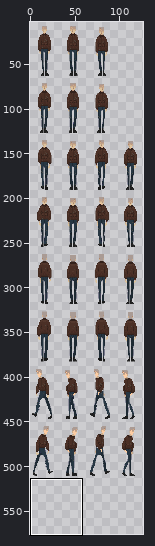
Sprite sheet -- Assets/Art/2D/Sprites/Characters/SP_Chr_01c.png. The picture above shows the old version from afar; the outline marks the close-up.
Close-up. As it was:
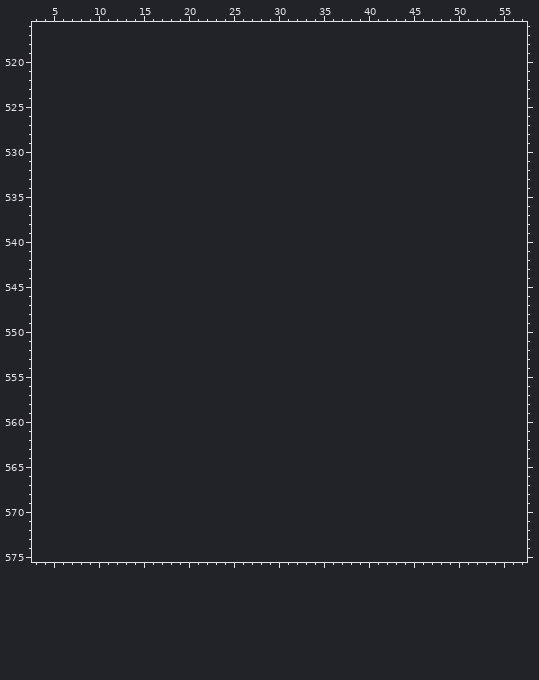
The file is 128x512 pixels. Pixels under 10% opacity are left out. Colours within 5 levels of each other are drawn and written as one. Shown: x 3..57, y 516..575. The old version is drawn lined up with the new one, on the new canvas. The wide view leaves out empty margins. The commit also changed other parts of the picture, which this record leaves out.
The result:
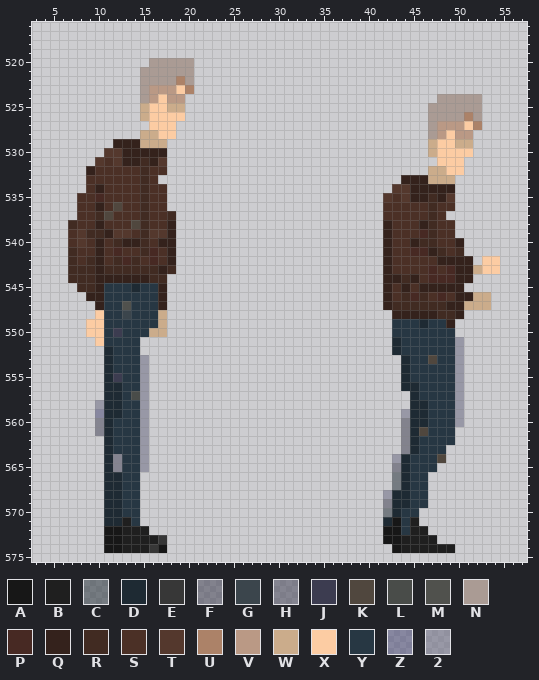
Palette (. is transparent): A #171717  B #1f1f1f  C #1e2a3380  D #1e2a33  E #373737  F #37374a80  G #3b454c  H #3c3c5080  J #3c3c50  K #50473e  L #494c49  M #50514d  N #aa9b94  P #472923  Q #34221c  R #412b22  S #4b3026  T #54382d  U #ac8268  V #ba9985  W #cbac8b  X #fccca3  Y #273743  Z #41417080  2 #64647c80
What changed:
canvas 128x512 -> 128x576
Changed rows in their new state; - is an unchanged pixel.
first column x 7:
520 ---------NNNNN----------------------------------
521 --------NNNNNN----------------------------------
522 --------NNNNUN----------------------------------
523 --------NVVVXU----------------------------------
524 --------NVXVV----------------------------NNNNN--
525 --------WXXWW---------------------------NNNNNN--
526 --------WXXXX---------------------------NNNNUN--
527 ---------XXX----------------------------NVVVXU--
528 --------WWXX----------------------------NVXVV---
529 -----QQQWWW-----------------------------WXXWW---
530 ----TTQQQQQ-----------------------------WXXXX---
531 ---TSTQQRQT------------------------------XXX----
532 --QSSSSSRSS-----------------------------WWXX----
533 --SSSSSSRS---------------------------QQQWWW-----
534 --SQSSSSRSS-------------------------TTQQQQQ-----
535 -SSPSSSSRSS------------------------TSTQQRQT-----
536 -SSQSKSSRSS------------------------SSSSSRSS-----
537 -SSRKSSSRSSR-----------------------SSSSSRS------
538 RSSQSSSKRSSQ-----------------------QSSSQRSS-----
539 STRRQTTSRTTQ-----------------------QSSSPRSS-----
540 STSQSRQQRSQQ-----------------------QSSQRRSSQ----
541 RSSQSPSSRPSQ-----------------------QSSPPQRSR----
542 RSRQSRPRSPSQ-----------------------QSSSSSQQQQ-XX
543 RRRQRRRRRRQR-----------------------QSSSSPSPQQWXX
544 RRRQQQQQQRR------------------------QQRQSPPPQQ---
545 -RRQYYYDYYQ------------------------QSQSQQQQQ----
546 --QQYYYYYYQ------------------------QSRPRSPSQQWW-
547 ---QYYMYYYQ------------------------QRRRRRRQQWWW-
548 ---XYYGYYYW-------------------------QQQQQRRQ----
549 --XXYYYYYYW-------------------------YYYDYYQ-----
550 --XXYJYYYWW-------------------------YYYYYYY-----
551 ---XYYYY----------------------------DYYYYYY2----
552 ----DYYY----------------------------DYYYYYY2----
553 ----DYYY2----------------------------DYYKYY2----
554 ----DYYY2----------------------------DYYYYY2----
555 ----DJYY2----------------------------DYYYYY2----
556 ----DDYY2----------------------------DDYYYY2----
557 ----DDYL2-----------------------------DYYYY2----
558 ---2DDYY2-----------------------------DDYYY2----
559 ---ZDDYY2----------------------------2DDYYY2----
560 ---HDYYY2----------------------------FDDYYY2----
561 ---HDYYY2----------------------------FDKYYY-----
562 ----DYYY2----------------------------FDYYYY-----
563 ----DYYY2----------------------------FDYYY------
564 ----DHYY2---------------------------2DYYYK------
565 ----DHYY2---------------------------FDYYY-------
566 ----DDYY----------------------------CDYY--------
567 ----DDYY----------------------------CDYY--------
568 ----DDYY---------------------------2DDYY--------
569 ----DDYY---------------------------FDDYY--------
570 ----DDYY---------------------------CDYY---------
571 ----DDBY---------------------------DAYB---------
572 ----AABBB--------------------------AAYBB--------
573 ----AABBBBE------------------------AABBBB-------
574 ----AABBBEA-------------------------ABBBBBB-----
